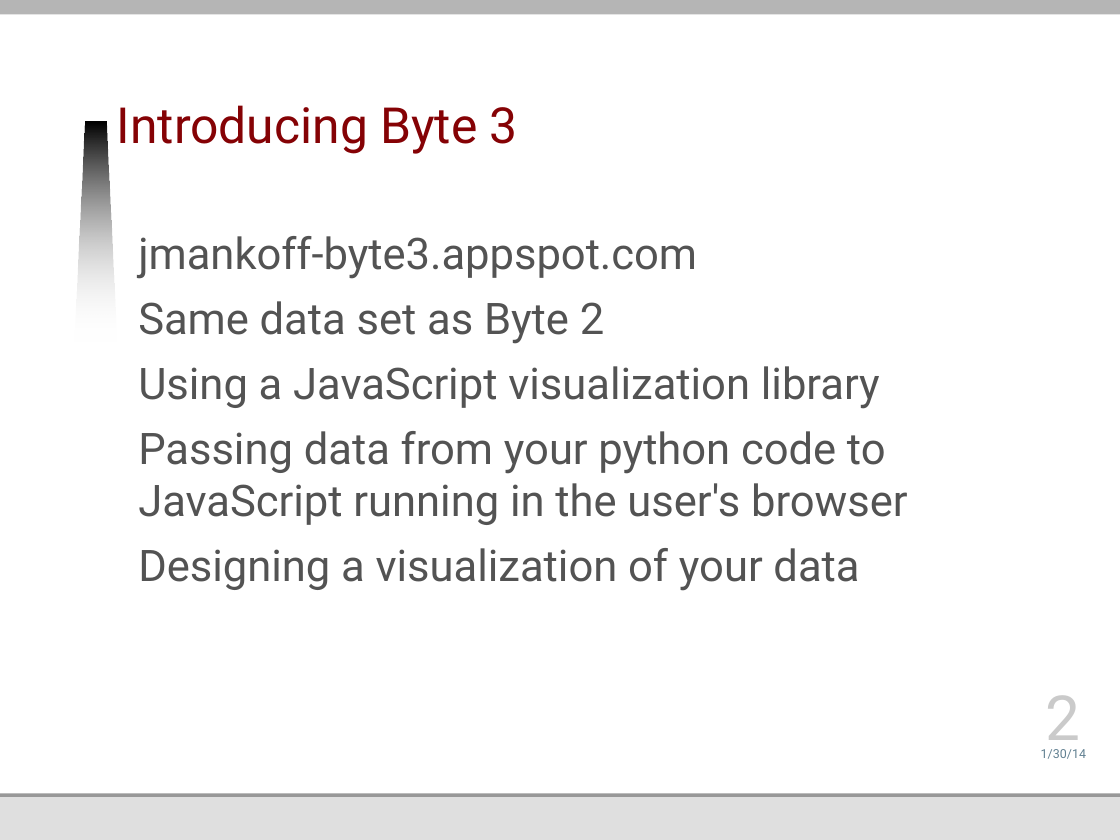
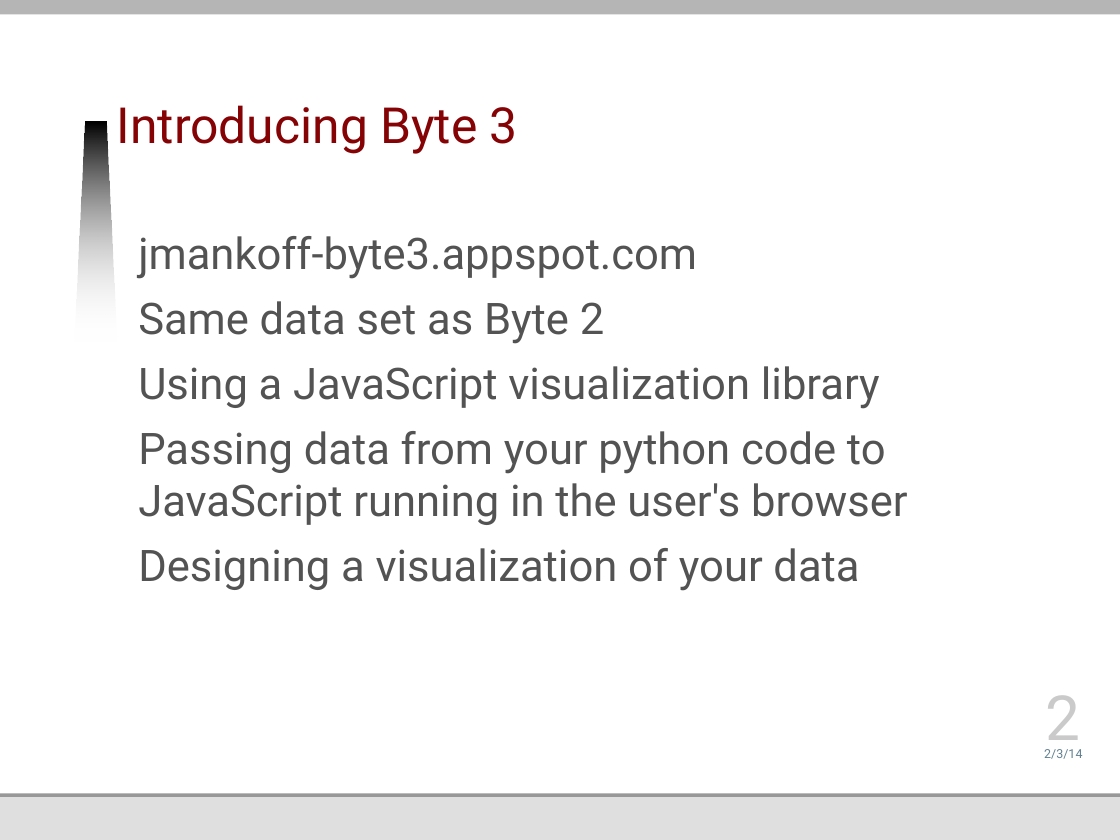
Before and after one commit to jmankoff/data, a slide deck: slide 2 of Lectures/Byte 3.pptx. Drawn at 1120x840 pixels with LibreOffice and Linux fonts; fonts in the diff are those of the drawing; background and template pictures are left out. Boxes give left, top, right and bottom in pixels: in the first picture for what was removed or moved away, otherwise in the second. Text is boxed around its words. In the diff, an @@ line names an element or a change of style, - is before the commit and + after.

```diff
--- a/Lectures/Byte 3.pptx
+++ b/Lectures/Byte 3.pptx
@@ text at <box>1044,749,1082,759</box>: text changed @@
-1/30/14
+2/3/14
```
Also in this commit, not shown: 1 other slide changed, 47 slides added, 26 slides removed.
